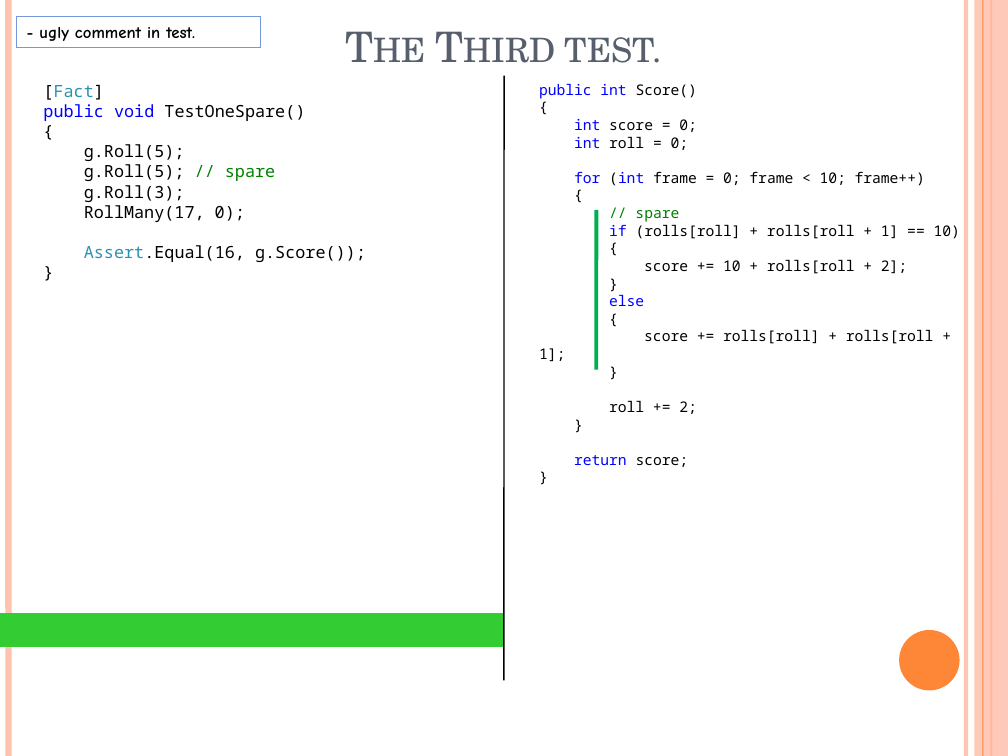
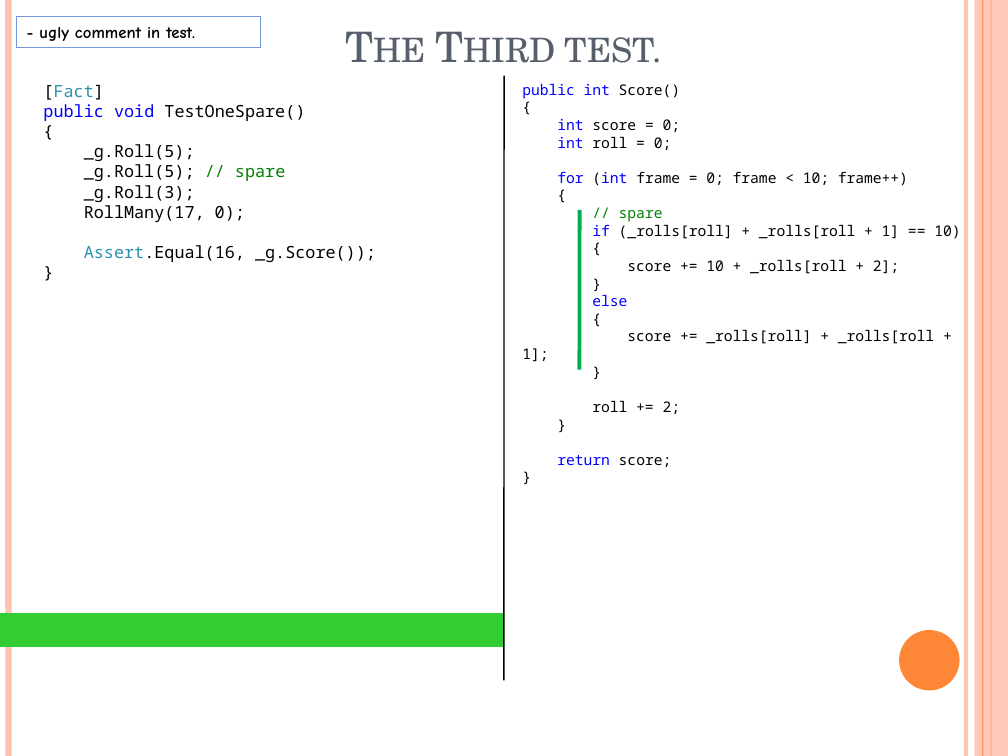
Before and after one commit to nielsruys/workshop-unit-testing, a slide deck: slide 38 of TDD/BowlingGameKata.pptx. Drawn at 1008x756 pixels with LibreOffice and Linux fonts; fonts in the diff are those of the drawing. Boxes give left, top, right and bottom in pixels: in the first picture for what was removed or moved away, otherwise in the second. Text is boxed around its words. In the diff, an @@ line names an element or a change of style, - is before the commit and + after.

```diff
--- a/TDD/BowlingGameKata.pptx
+++ b/TDD/BowlingGameKata.pptx
@@ text "public int Score()": place and size @@
-text "public int Score()" at box(539, 83, 960, 467)
+text "public int Score()" at box(522, 83, 960, 467)
@@ text at box(84, 144, 285, 202): text changed @@
-g.Roll(5);
-g.Roll(5); // spare
-g.Roll(3);
+_g.Roll(5);
+_g.Roll(5); // spare
+_g.Roll(3);
@@ line moved from (597, 210) - (596, 370) to (580, 210) - (580, 370) @@
@@ text at box(592, 224, 960, 239): text changed @@
-if (rolls[roll] + rolls[roll + 1] == 10)
+if (_rolls[roll] + _rolls[roll + 1] == 10)
@@ text at box(84, 245, 376, 262): text changed @@
-Assert.Equal(16, g.Score());
+Assert.Equal(16, _g.Score());
@@ text at box(627, 259, 899, 274): text changed @@
-score += 10 + rolls[roll + 2];
+score += 10 + _rolls[roll + 2];
@@ text at box(627, 329, 934, 344): text changed @@
-score += rolls[roll] + rolls[roll + 1];
+score += _rolls[roll] + _rolls[roll + 1];
```
Also in this commit, not shown: 30 other slides changed, 5 other files.
